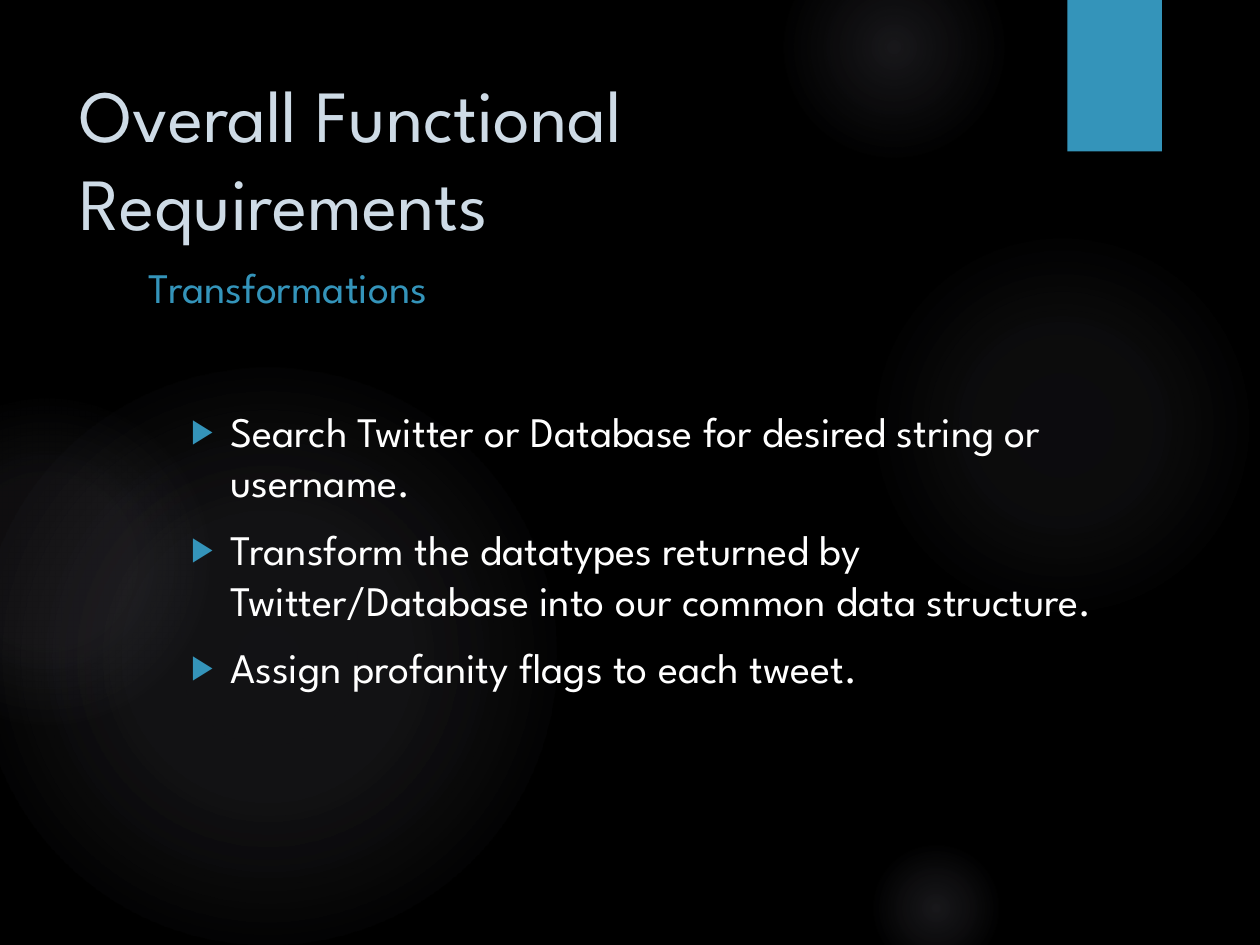
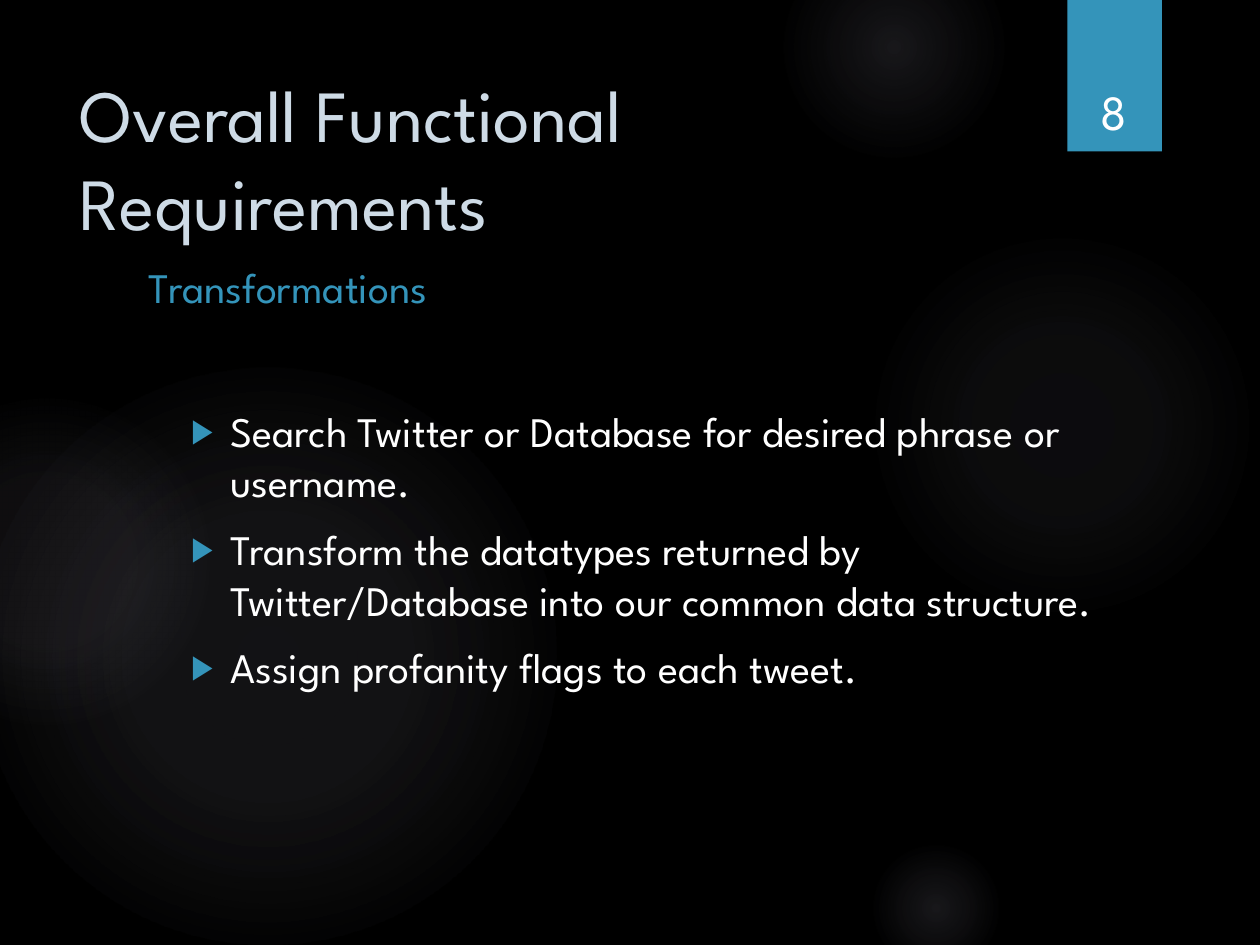
Before and after one commit to exopsRamba/Twitter-Analytics, a slide deck: slide 8 of Software Engineering.pptx (slide 7 before the commit). Drawn at 1260x945 pixels with LibreOffice and Linux fonts; fonts in the diff are those of the drawing; background and template pictures are left out. Boxes give left, top, right and bottom in pixels: in the first picture for what was removed or moved away, otherwise in the second. Text is boxed around its words. In the diff, an @@ line names an element or a change of style, - is before the commit and + after.

```diff
--- a/Software Engineering.pptx
+++ b/Software Engineering.pptx
@@ page number added at (x1=1100, y1=97, x2=1127, y2=131), 28 pt, text #FFFFFF @@
+8
@@ text at (x1=230, y1=417, x2=1059, y2=498): text changed @@
-  ▶ Search Twitter or Database for desired string or username.
+  ▶ Search Twitter or Database for desired phrase or username.
```
Also in this commit, not shown: 26 other slides changed, 1 slide added.
